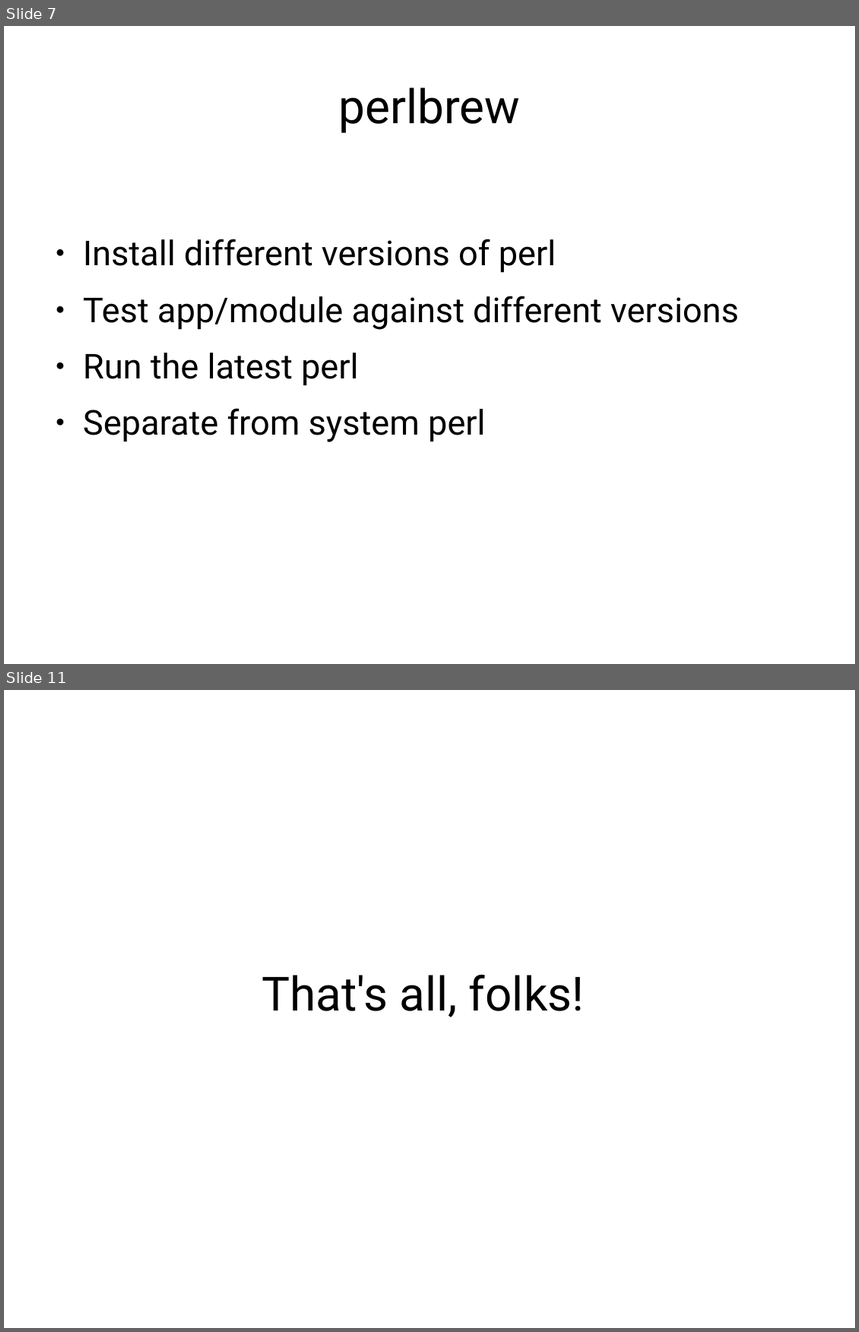
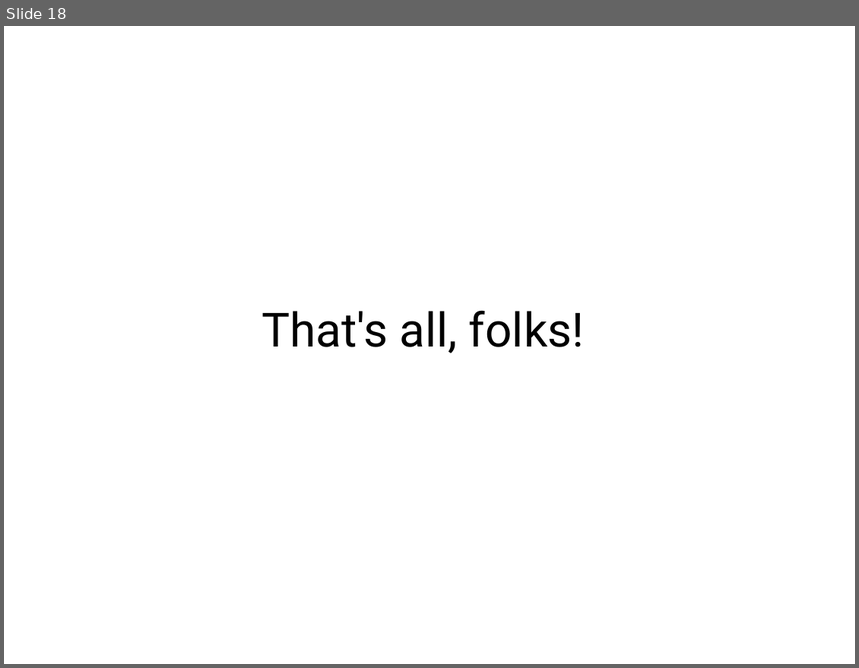
Before and after one commit to erezschatz/Presentation, a slide deck: tools.odp. Shown one above the other, each under a label of ours: slides 7 and 11 before the commit, slide 18 after it; the slides between them are not shown. The pictures are 859x1332 and 859x668 pixels, drawn with LibreOffice and Linux fonts; fonts in the diff are those of the drawing. Boxes give left, top, right and bottom in pixels: in the first picture for what was removed or moved away, otherwise in the second. Text is boxed around its words. In the diff, an @@ line names an element or a change of style, - is before the commit and + after.

```diff
--- a/tools.odp
+++ b/tools.odp
@@ slide 7 removed at bbox=[4, 26, 855, 664], background #FFFFFF @@
@@ title removed at bbox=[338, 88, 520, 133] @@
-perlbrew
@@ text removed at bbox=[83, 239, 739, 442] @@
-● Install different versions of perl
-● Test app/module against different versions
-● Run the latest perl
-● Separate from system perl
@@ what was slide 11 is now slide 18 @@
```
Also in this commit, not shown: 17 slides added, 9 other slides removed, 1 other file.
